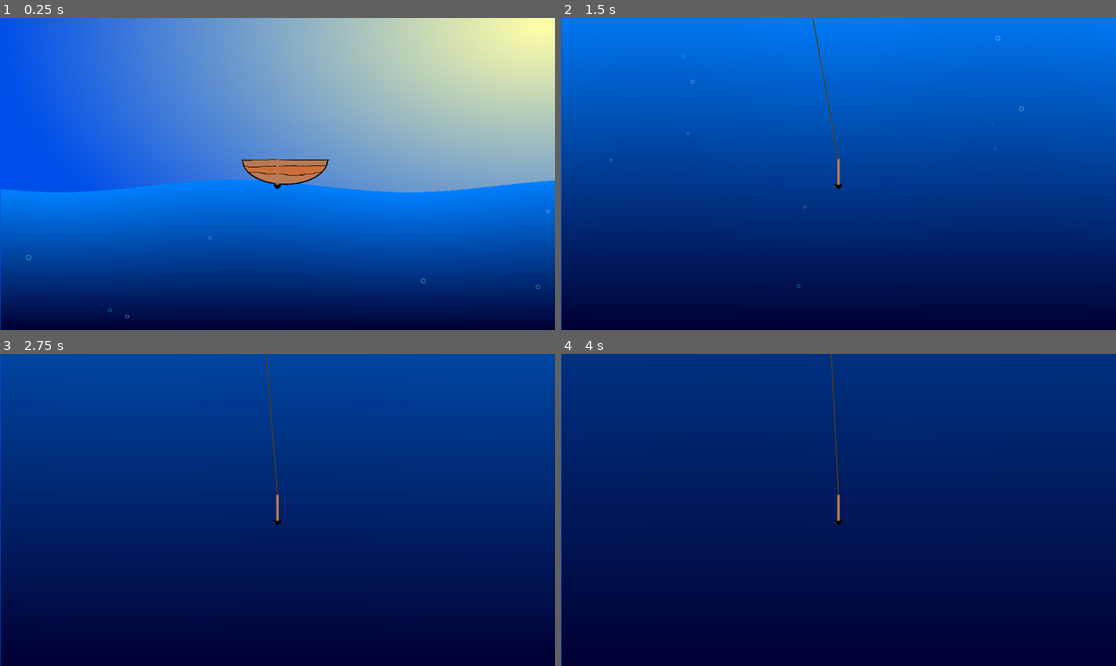
Above: before the commit, frames 1-4 (two rows, left to right).
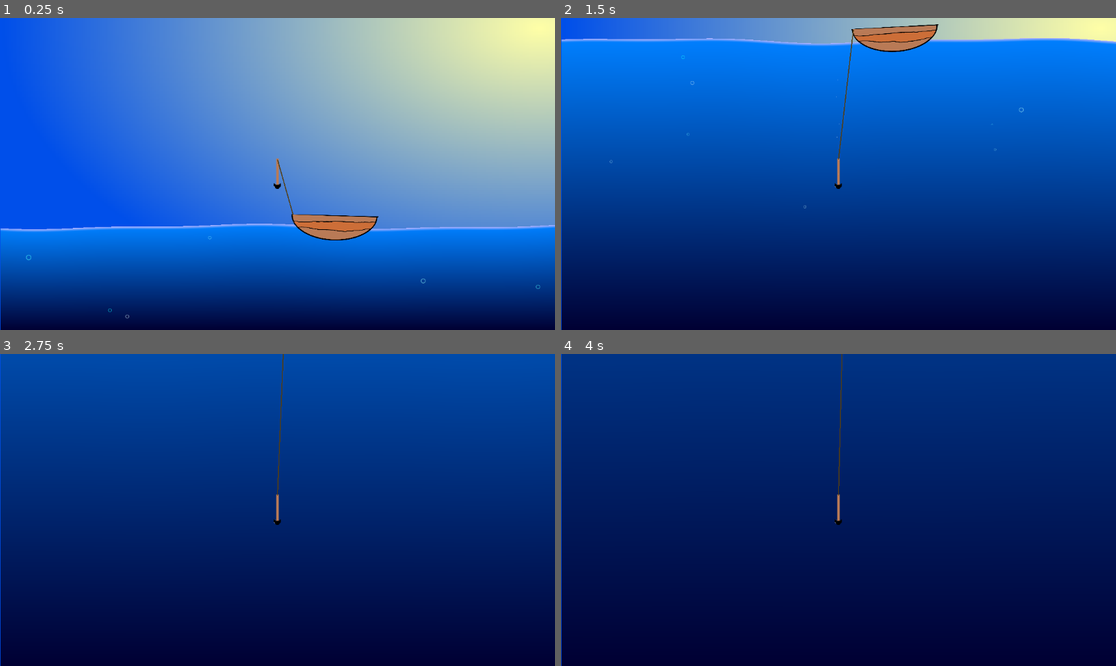
Above: after the commit, the same moments.

Repository: Duckslayer/Fishy
Game: Godot game, scene res://game.tscn
Two runs of this game, one before a commit and one after it. Both use one fixed random seed, a clock stepped at 60 frames per second and the inputs below.
Inputs:
- Up to frame 1 (0.25 s): no input
- Up to frame 2 (1.5 s): tap Enter (ui_accept) at 0.5, 0.77 s
- Up to frame 3 (2.75 s): tap Enter (ui_accept) at 1.52 s
- Up to frame 4 (4 s): tap Enter (ui_accept) at 3.02, 3.77 s

The runs differ from the first frame. In frame 1, 32% of the frame differs, in the area x 0-100%, y 45-87%; in frame 2, 13%; in frame 3, 0.2%; in frame 4, 0.2%.

Commit message:
Boat rocking

Diff:
--- a/background.gdshader
+++ b/background.gdshader
@@ -3,16 +3,27 @@
 uniform vec4 top_color : source_color = vec4(0.0, 0.4, 0.6, 1.0);
 uniform vec4 bottom_color : source_color = vec4(0.0, 0.05, 0.1, 1.0); // Darker base
 uniform float wave_amplitude = 0.02;
-uniform float wave_frequency = 20.0;
+uniform float wave_frequency = 10.0;
 uniform float wave_speed = 1.0;
 
 uniform float surface_level : hint_range(-1.5, 1.5) = 0.0;
 // global_depth: 0.0 at sea level, 1.0 at the "bottom" of your world
 uniform float global_depth : hint_range(0.0, 1.0) = 0.0;
+uniform float wave_intensity : hint_range(0.0, 1.0) = 0.5;
+uniform float wave_steepness : hint_range(0.0, 2.0) = 1.0;
 
 void fragment() {
-    float wave = sin(UV.x * wave_frequency + TIME * wave_speed) * wave_amplitude;
-    float current_surface_y = surface_level + wave;
+    // Multi-layered sine waves for a "choppy" look
+    float w1 = sin(UV.x * wave_frequency + TIME * wave_speed);
+    float w2 = sin(UV.x * wave_frequency * 2.1 + TIME * wave_speed * 1.5);
+
+    // Combine and apply steepness (raising to a power sharpens the peaks)
+    float combined_wave = (w1 + (w2 * 0.5)) / 1.5;
+    float final_wave = pow(abs(combined_wave), wave_steepness) * sign(combined_wave);
+
+    // Apply intensity and amplitude
+    float wave_offset = final_wave * wave_amplitude * wave_intensity;
+    float current_surface_y = surface_level + wave_offset;
 
     if (UV.y < current_surface_y) {
         discard;
@@ -31,5 +42,11 @@
     float darkness = pow(global_depth, 1.5);
     vec4 final_color = mix(water_color, vec4(0.0, 0.0, 0.0, 1.0), darkness);
 
+	// Foam logic
+	float edge_dist = UV.y - current_surface_y;
+	if (edge_dist < 0.01) { // 0.01 is the thickness of the foam
+	    final_color = mix(vec4(0.7, 0.7, 1.0, 1.0), final_color, edge_dist * 100.0);
+	}
+
     COLOR = final_color;
 }
--- /dev/null
+++ b/boat.gd
@@ -0,0 +1,27 @@
+extends CharacterBody2D
+
+@export var sea_level_y: float = 0.0
+@export var wave_frequency: float = 10.0
+@export var wave_speed: float = 1.0
+@export var wave_amplitude: float = 0.01 # This should match your shader!
+
+func _process(delta: float):
+	# 1. Get the screen-width relative X position (0.0 to 1.0)
+	var viewport_width = get_viewport_rect().size.x
+	var screen_x = fmod(global_position.x, viewport_width) / viewport_width
+
+	# 2. Mirror the shader's wave math
+	var time = Time.get_ticks_msec() / 1000.0
+	var w1 = sin(screen_x * wave_frequency + time * wave_speed)
+	var w2 = sin(screen_x * wave_frequency * 2.1 + time * wave_speed * 1.5)
+	var combined_wave = (w1 + (w2 * 0.5)) / 1.5
+
+	# Convert the 0-1 wave amplitude back into world pixels
+	var viewport_height = get_viewport_rect().size.y
+	var wave_height_px = combined_wave * wave_amplitude * viewport_height
+
+	# 3. Apply to the Boat
+	global_position.y = sea_level_y + wave_height_px
+
+	# Optional: Add a little tilt
+	rotation = combined_wave * 0.1
--- a/boat.tscn
+++ b/boat.tscn
@@ -1,12 +1,14 @@
-[gd_scene load_steps=3 format=3 uid="uid://kqrl86tposvs"]
+[gd_scene load_steps=4 format=3 uid="uid://kqrl86tposvs"]
 
 [ext_resource type="Texture2D" uid="uid://bjsxuawgdd037" path="res://boat.png" id="1_annr2"]
+[ext_resource type="Script" uid="uid://rgrr7vdq7wfo" path="res://boat.gd" id="1_viw7v"]
 
 [sub_resource type="RectangleShape2D" id="RectangleShape2D_annr2"]
 size = Vector2(719.5, 206)
 
 [node name="Boat" type="CharacterBody2D"]
 scale = Vector2(0.5, 0.5)
+script = ExtResource("1_viw7v")
 
 [node name="Sprite2D" type="Sprite2D" parent="."]
 scale = Vector2(0.5, 0.5)
--- a/game.tscn
+++ b/game.tscn
@@ -16,11 +16,11 @@
 scale = Vector2(0.5, 0.5)
 
 [node name="Boat" parent="." instance=ExtResource("2_fc0e3")]
-position = Vector2(589, -30)
+position = Vector2(627, -52)
 
 [node name="Harpoon" parent="." instance=ExtResource("2_feb5d")]
 unique_name_in_owner = true
-position = Vector2(572, -25)
+position = Vector2(508, -109)
 
 [node name="Camera2D" type="Camera2D" parent="Harpoon"]
 
Not shown, added: boat.gd.uid
